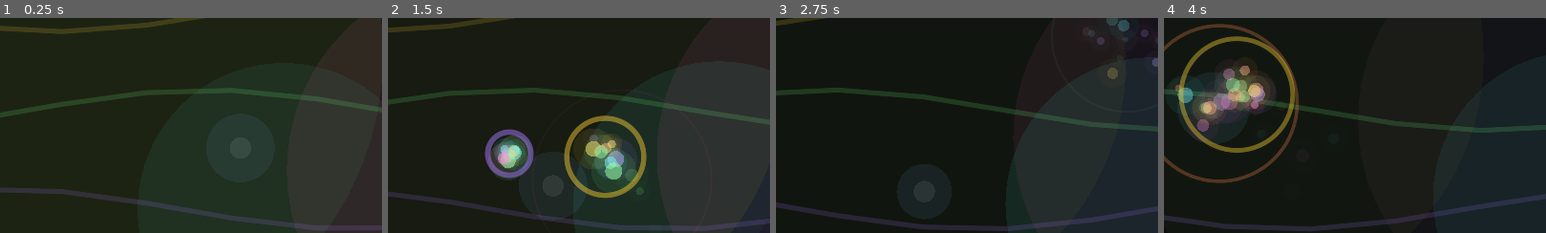
Above: before the commit, frames 1-4 (left to right).
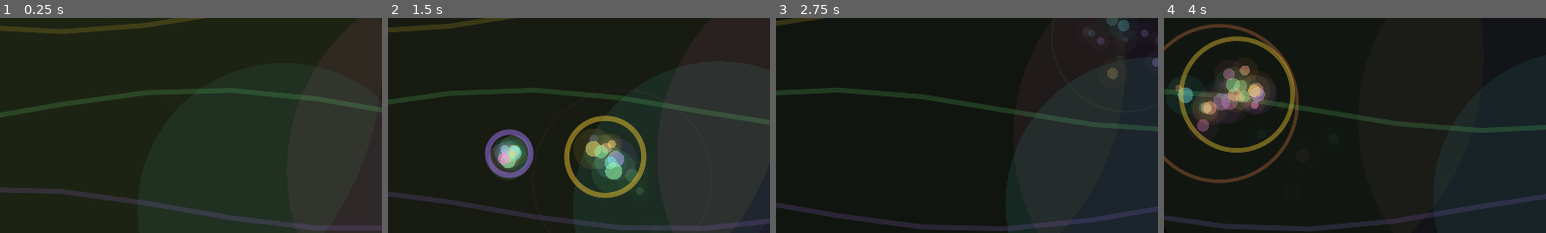
Above: after the commit, the same moments.

Repository: smurph7/toddler-laptop-kiosk
Game: Godot game, scene res://scenes/main.tscn
Same seed, same stepped clock (60 frames per second), same inputs: the game is played once before the commit and once after it.
Inputs (mouse positions are % of the whole screen's width and height, from its top left):
- Up to frame 1 (0.25 s): no input
- Up to frame 2 (1.5 s): tap Enter at 0.5, 1.35 s; move the mouse to (72, 45) at 0.52 s; tap Q at 0.6 s; click (72, 45) at 0.67 s; tap Space at 0.77 s; move the mouse to (30, 55) at 1.27 s; click (30, 55) at 1.42 s
- Up to frame 3 (2.75 s): tap Space at 1.52 s; move the mouse to (60, 28) at 2.02 s; tap Backspace at 2.1 s; click (60, 28) at 2.17 s
- Up to frame 4 (4 s): move the mouse to (45, 70) at 2.77 s; tap Q at 2.85 s; click (45, 70) at 2.92 s; tap Space at 3.02, 3.77 s; move the mouse to (80, 65) at 3.52 s; tap Enter at 3.6 s; click (80, 65) at 3.67 s
The pictures show only the part of the screen within x 14-64%, y 24-74%; the shares and areas given below are measured in that part.

The runs differ from the first frame. In frame 1, 0.4% of the frame differs, in the area x 60-66%, y 55-66%; in frame 2, 0.4%; in frame 3, 0.4%, in the area x 36-42%, y 75-86%; in frame 4, 0.1%.

Commit message:
Make focus point invisible

Diff:
--- a/scripts/main.gd
+++ b/scripts/main.gd
@@ -70,7 +70,6 @@
 	var size: Vector2 = _screen_size()
 	draw_rect(Rect2(Vector2.ZERO, size), Color(0.015, 0.018, 0.040))
 	_draw_background(size)
-	_draw_focus_glow()
 	_draw_trails()
 	_draw_particles()
 	_draw_rings()
@@ -254,11 +253,6 @@
 		draw_polyline(points, _with_alpha(PALETTE[(band + 2) % PALETTE.size()], 0.16), 7.0, true)
 
 
-func _draw_focus_glow() -> void:
-	draw_circle(focus_pos, 54.0 + sin(time * 1.8) * 8.0, Color(0.45, 0.75, 1.0, 0.08))
-	draw_circle(focus_pos, 18.0, Color(1.0, 1.0, 1.0, 0.08))
-
-
 func _draw_trails() -> void:
 	for item in trails:
 		var pos: Vector2 = item["pos"]
